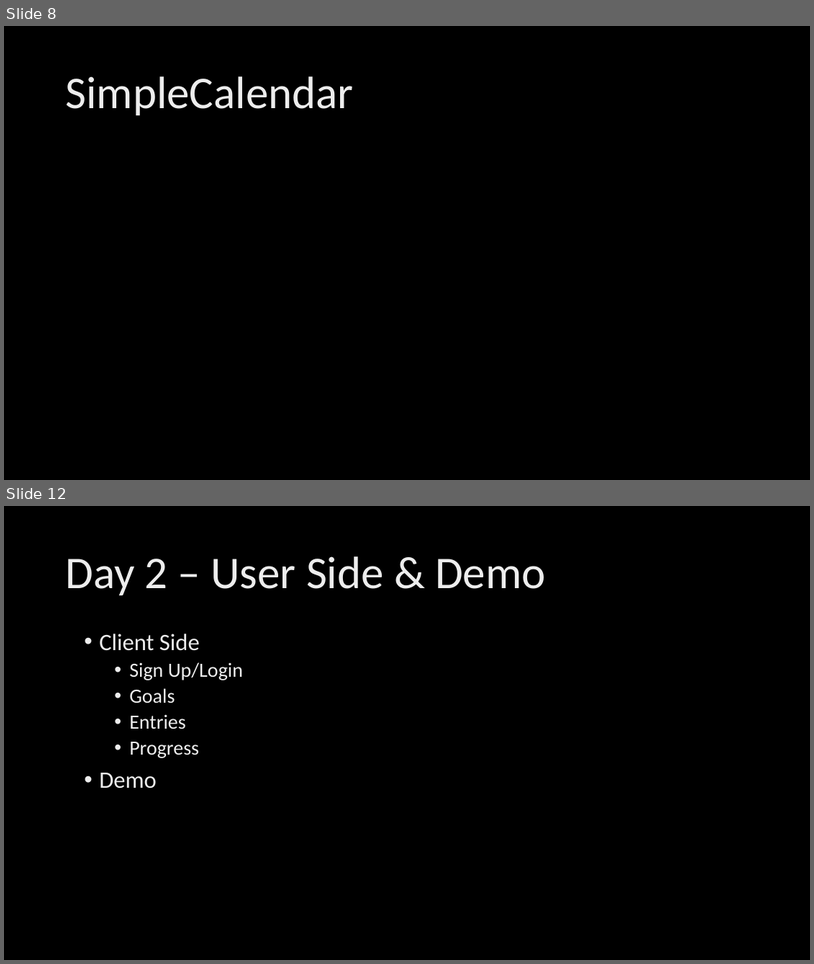
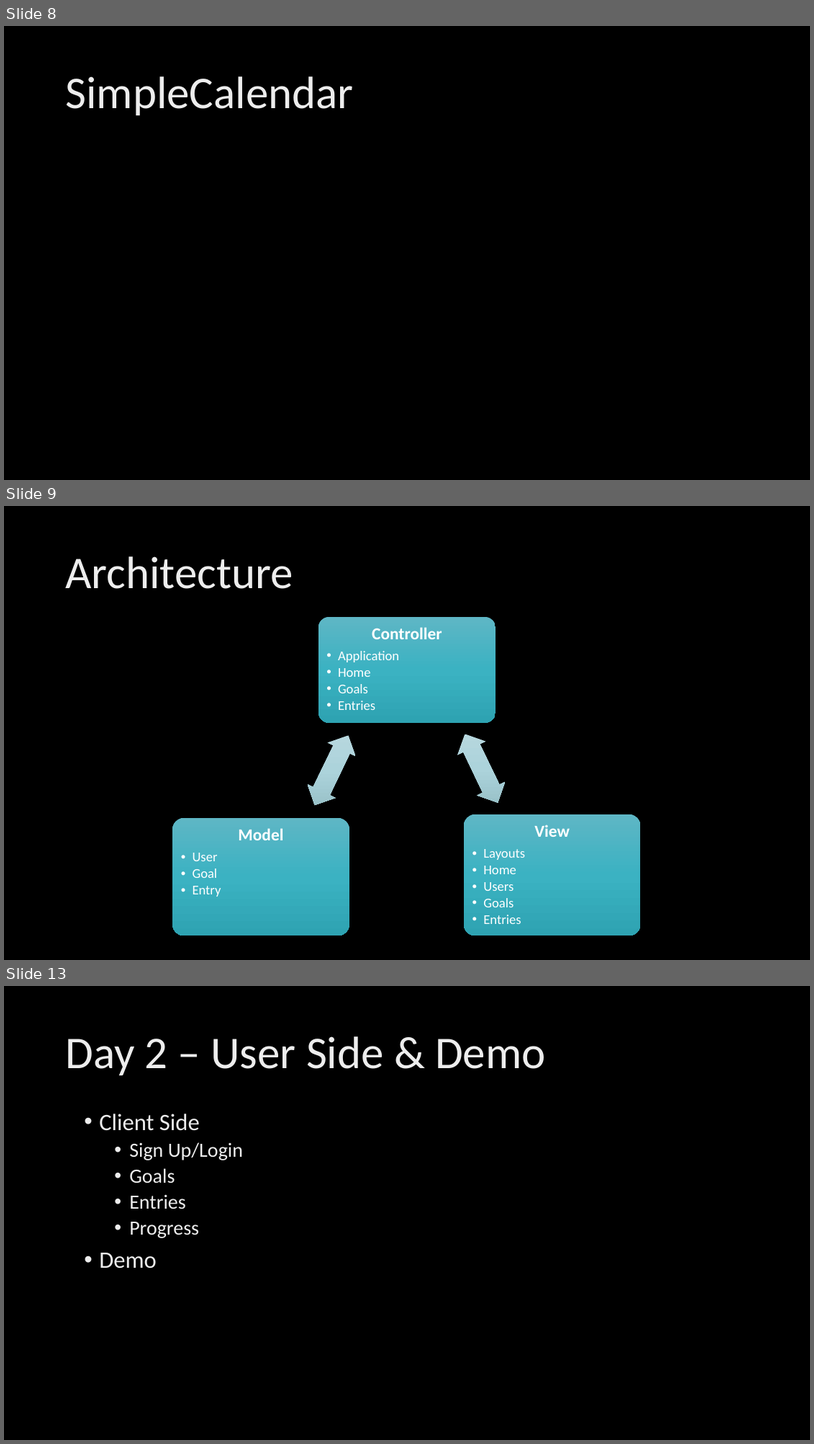
Before and after one commit to kylambouldin/CSE3901-FinalProject, a slide deck: Presentation.pptx. Shown one above the other, each under a label of ours: slides 8 and 12 before the commit, slides 8, 9 and 13 after it; the slides between them are not shown. The pictures are 814x964 and 814x1444 pixels, drawn with LibreOffice and Linux fonts; fonts in the diff are those of the drawing; background and template pictures are left out. Boxes give left, top, right and bottom in pixels: in the first picture for what was removed or moved away, otherwise in the second. Text is boxed around its words. In the diff, an @@ line names an element or a change of style, - is before the commit and + after.

Commit message:
architecture slides

```diff
--- a/Presentation.pptx
+++ b/Presentation.pptx
@@ slide 9 added at (4, 506, 810, 960), background picture (left out) @@
@@ title added at (65, 556, 293, 589), 54 pt, text gradient #BFBFBF to #EDEDED to #FFFFFF @@
+Architecture
@@ group added at (172, 617, 641, 936): 3 rounded rectangles, 3 texts, 2 left right arrows @@
+Controller
+  •• Application
+  •• Home
+  •• Goals
+  •• Entries
+View
+  •• Layouts
+  •• Home
+  •• Users
+  •• Goals
+  •• Entries
+Model
+  •• User
+  •• Goal
+  •• Entry
@@ what was slide 12 is now slide 13 @@
```
Also in this commit, not shown: 3 slides changed.
